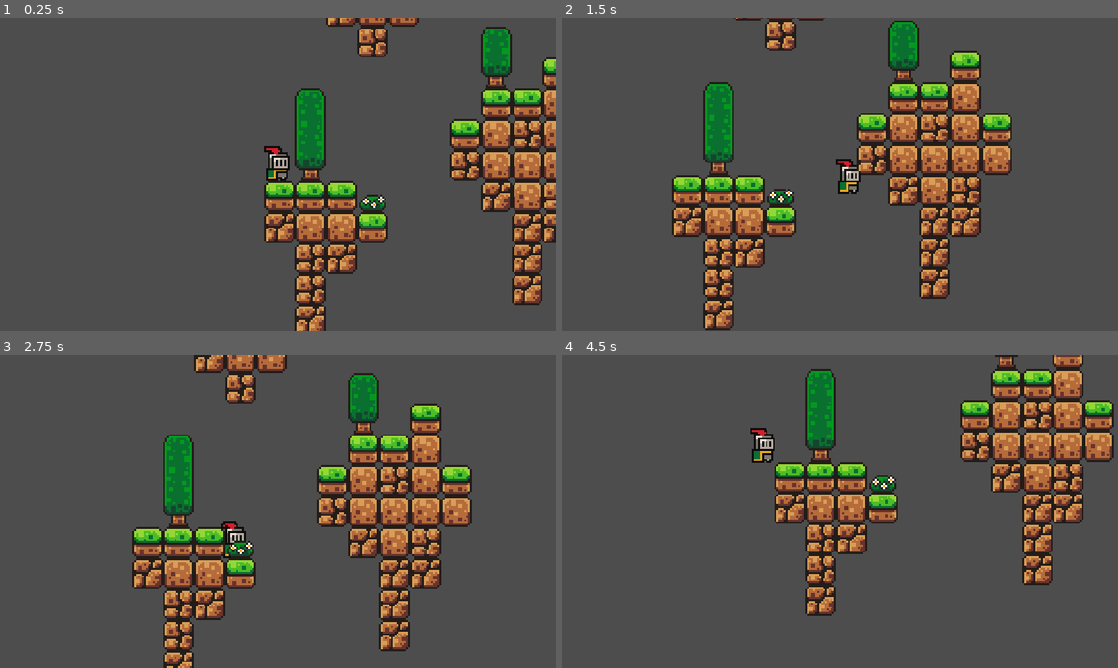
Above: before the commit, frames 1-4 (two rows, left to right).
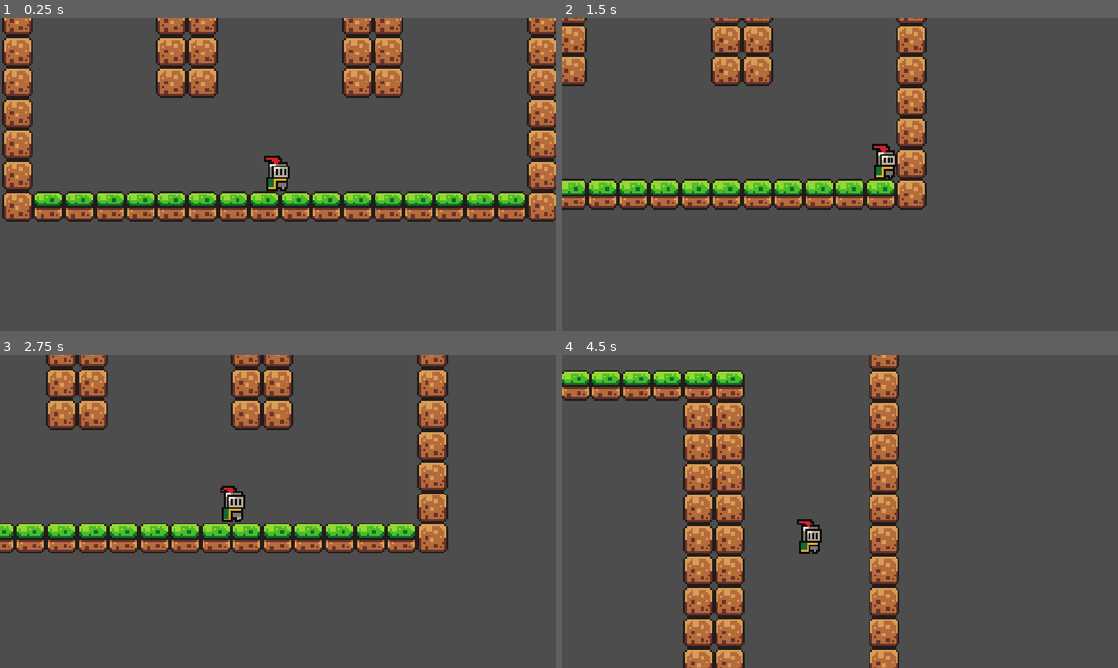
Above: after the commit, the same moments.

Repository: jakobjakobb/DDU-GODOT
Game: Godot game, scene res://scenes/game.tscn
Two runs of this game, one before a commit and one after it. Both use one fixed random seed, a clock stepped at 60 frames per second and the inputs below.
Inputs:
- Up to frame 1 (0.25 s): no input
- Up to frame 2 (1.5 s): hold D (right) from 0.53 s (still down); tap Space (jump) at 0.77 s
- Up to frame 3 (2.75 s): tap Space (jump) at 1.52 s; release D (right) at 2.03 s; hold A (left) from 2.03 s (still down)
- Up to frame 4 (4.5 s): release A (left) at 2.78 s; hold D (right) 2.78-4.28 s; tap Space (jump) at 3.02, 3.77 s; hold A (left) from 4.28 s (still down)

The runs differ from the first frame. In frame 1, 32% of the frame differs, in the area x 0-100%, y 0-100%; in frame 2, 27%; in frame 3, 29%; in frame 4, 35%.

Commit message:
Update game.tscn

Diff:
--- a/scenes/game.tscn
+++ b/scenes/game.tscn
@@ -173,7 +173,7 @@
 position = Vector2(-184, -52)
 
 [node name="Player" parent="." unique_id=1030030293 instance=ExtResource("1_uwrxv")]
-position = Vector2(503, -88)
+position = Vector2(-1, 0)
 
 [node name="Camera2D" type="Camera2D" parent="Player" unique_id=1341253292]
 zoom = Vector2(4, 4)
